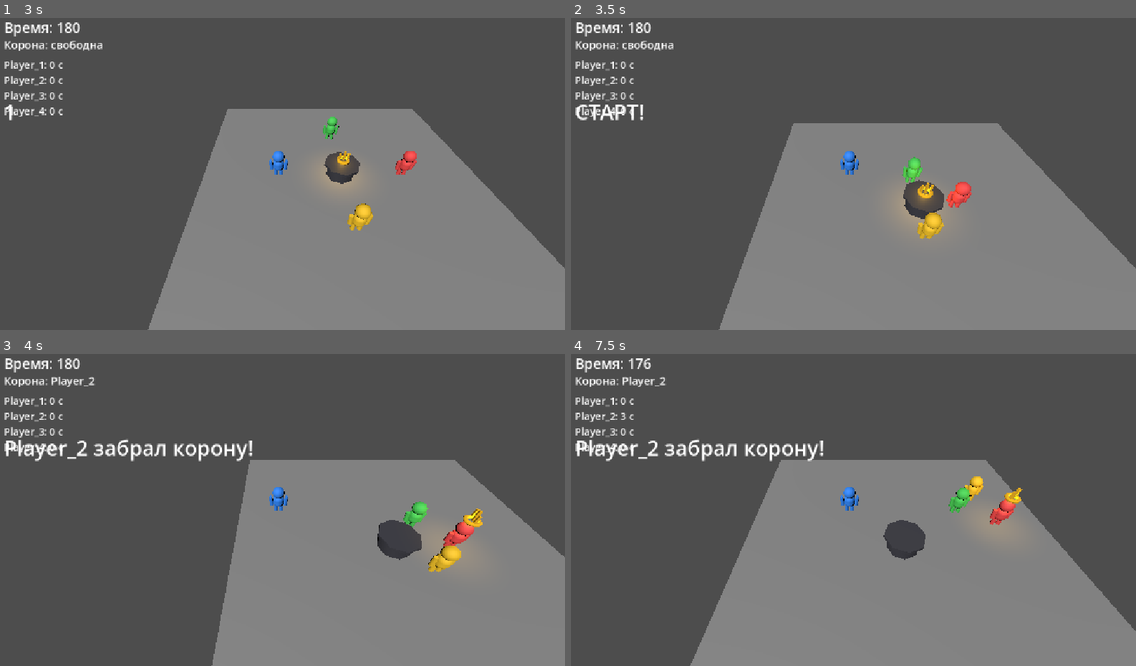
Above: before the commit, frames 1-4 (two rows, left to right).
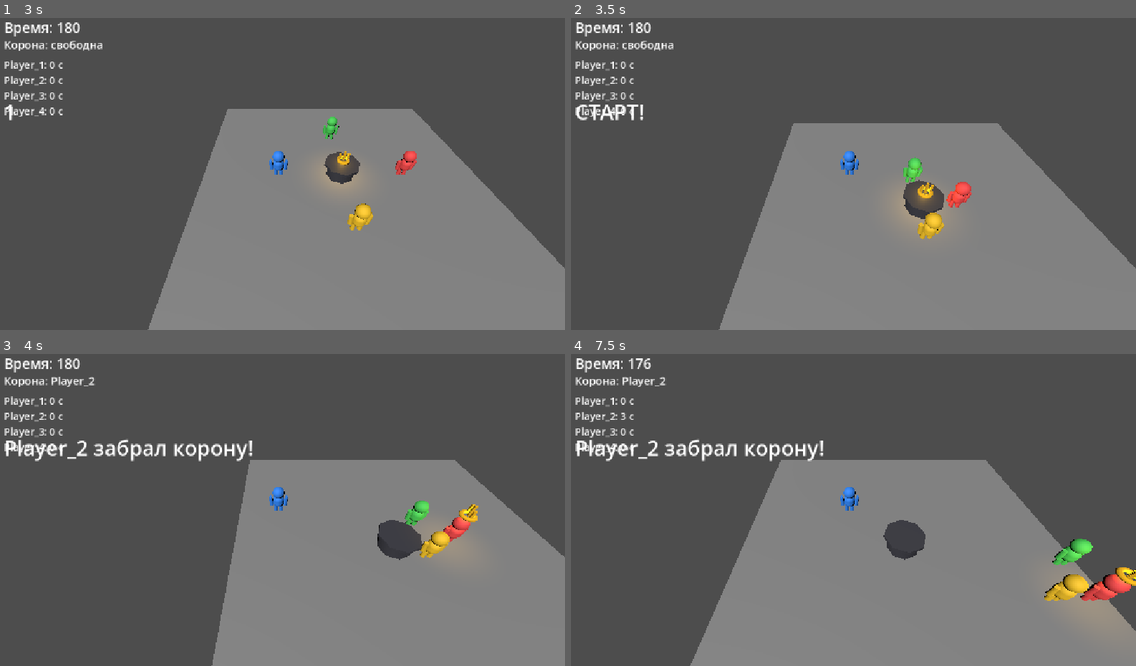
Above: after the commit, the same moments.

Repository: denisyltanovmagamed-netizen/PROJECT-01-CROWN
Game: Godot game, scene res://scenes/main/main.tscn
Two runs of this game, one before a commit and one after it. Both use one fixed random seed, a clock stepped at 60 frames per second and the inputs below.
Inputs (mouse positions are in pixels of both pictures, inside the frame that each line leads up to):
- Up to frame 1 (3 s): tap Enter at 0.5, 2 s; move the mouse to (406, 152) at 0.52 s; hold Right (ui_right) 0.53-1.28 s; click (406, 152) at 0.67 s; tap Space at 1.25, 2.75 s; move the mouse to (163, 186) at 1.27 s; hold Down (ui_down) 1.28-2.03 s; move the mouse to (333, 99) at 2.02 s; hold Right (ui_right) 2.03-2.78 s; move the mouse to (248, 233) at 2.77 s; hold Up (ui_up) from 2.78 s (still down); click (248, 233) at 2.92 s
- Up to frame 2 (3.5 s): keep holding Up (ui_up)
- Up to frame 3 (4 s): move the mouse to (452, 553) at 3.52 s; release Up (ui_up) at 3.53 s; hold Left (ui_left) from 3.53 s (still down)
- Up to frame 4 (7.5 s): move the mouse to (678, 456) at 4.27 s; move the mouse to (876, 503) at 5.02 s; release Left (ui_left) at 5.03 s; hold Down (ui_down) 5.03-5.78 s; click (876, 503) at 5.17 s; move the mouse to (763, 425) at 5.77 s; hold Right (ui_right) 5.78-6.53 s; move the mouse to (977, 488) at 6.52 s; hold Up (ui_up) 6.53-7.28 s; move the mouse to (734, 522) at 7.27 s; hold Right (ui_right) from 7.28 s (still down); click (734, 522) at 7.42 s

Frame 1 is identical in both runs. In frame 2, less than 0.1% of the frame differs, in the area x 58-67%, y 44-71%; in frame 3, 1.1%; in frame 4, 2.4%, in the area x 66-100%, y 39-85%.

Commit message:
Give each AI a distinct close attack lane and reduce steal delay

Diff:
--- a/scripts/game/game_manager.gd
+++ b/scripts/game/game_manager.gd
@@ -3,8 +3,9 @@
 const ROUND_TIME: float = 180.0
 const CLAIM_DISTANCE: float = 2.0
 const STEAL_DISTANCE: float = 1.15
-const STEAL_COOLDOWN: float = 0.35
+const STEAL_COOLDOWN: float = 0.12
 const COUNTDOWN_TIME: float = 3.0
+const ATTACK_LANE_RADIUS: float = 0.72
 
 var round_time: float = ROUND_TIME
 var countdown_time: float = COUNTDOWN_TIME
@@ -115,18 +116,26 @@
                 continue
             if _horizontal_distance(player.global_position, crown_holder.global_position) <= STEAL_DISTANCE:
                 _set_crown_holder(player)
-                steal_cooldown = STEAL_COOLDOWN
                 status_label.text = "%s украл корону!" % player.name
                 return
 
+    # Check the closest AI first. This makes the closest attacker steal
+    # immediately instead of depending on array order.
+    var closest_ai: CharacterBody3D = null
+    var closest_distance := INF
+
     for player in players:
         if player == crown_holder or not player.is_dummy:
             continue
-        if _horizontal_distance(player.global_position, crown_holder.global_position) <= STEAL_DISTANCE:
-            _set_crown_holder(player)
-            steal_cooldown = STEAL_COOLDOWN
-            status_label.text = "%s украл корону!" % player.name
-            return
+
+        var distance := _horizontal_distance(player.global_position, crown_holder.global_position)
+        if distance <= STEAL_DISTANCE and distance < closest_distance:
+            closest_distance = distance
+            closest_ai = player
+
+    if closest_ai != null:
+        _set_crown_holder(closest_ai)
+        status_label.text = "%s украл корону!" % closest_ai.name
 
 func _horizontal_distance(a: Vector3, b: Vector3) -> float:
     var a_flat := Vector2(a.x, a.z)
@@ -159,7 +168,7 @@
                 continue
 
             var angle := (TAU / 3.0) * dummy_index
-            var approach_point := crown.global_position + Vector3(cos(angle), 0.0, sin(angle)) * 1.0
+            var approach_point := crown.global_position + Vector3(cos(angle), 0.0, sin(angle)) * 0.9
             player.set_target_point(crown, approach_point)
             dummy_index += 1
         return
@@ -169,42 +178,18 @@
         if player.is_dummy and player != crown_holder:
             attackers.append(player)
 
-    var direct_attacker: CharacterBody3D = null
-    var direct_distance := INF
-
+    # The AI are assigned fixed attack lanes around the crown holder.
+    # They approach from different sides instead of forming one pile.
     for player in attackers:
-        var distance := _horizontal_distance(player.global_position, crown_holder.global_position)
-        if distance < direct_distance:
-            direct_distance = distance
-            direct_attacker = player
-
-    for player in players:
-        if not player.is_dummy:
-            continue
-
-        if player == crown_holder:
-            var nearest_opponent: CharacterBody3D = _find_nearest_opponent(player)
-            player.set_target(nearest_opponent)
-            continue
-
-        if player == direct_attacker:
-            player.set_target(crown_holder)
-            continue
-
-        var to_holder := crown_holder.global_position - player.global_position
-        to_holder.y = 0.0
-        if to_holder.length_squared() <= 0.01:
-            player.set_target(crown_holder)
-            continue
-
-        to_holder = to_holder.normalized()
-        var side := Vector3(-to_holder.z, 0.0, to_holder.x)
-
-        # Each non-direct AI gets a different interception lane.
-        # This prevents all attackers from choosing the same point.
-        var side_sign := 1.0 if player.ai_slot % 2 == 0 else -1.0
-        var flank_point := crown_holder.global_position + side * side_sign * 2.8 - to_holder * 0.8
-        player.set_target_point(crown_holder, flank_point)
+        var lane_angle := (TAU / maxf(1.0, float(attackers.size()))) * float(attackers.find(player))
+        var lane_direction := Vector3(cos(lane_angle), 0.0, sin(lane_angle))
+        var attack_point := crown_holder.global_position + lane_direction * ATTACK_LANE_RADIUS
+        player.set_target_point(crown_holder, attack_point)
+
+    # The crown holder runs away from the nearest opponent.
+    if crown_holder.is_dummy:
+        var nearest_opponent: CharacterBody3D = _find_nearest_opponent(crown_holder)
+        crown_holder.set_target(nearest_opponent)
 
 func _find_nearest_opponent(from_player: CharacterBody3D) -> CharacterBody3D:
     var nearest: CharacterBody3D = null
